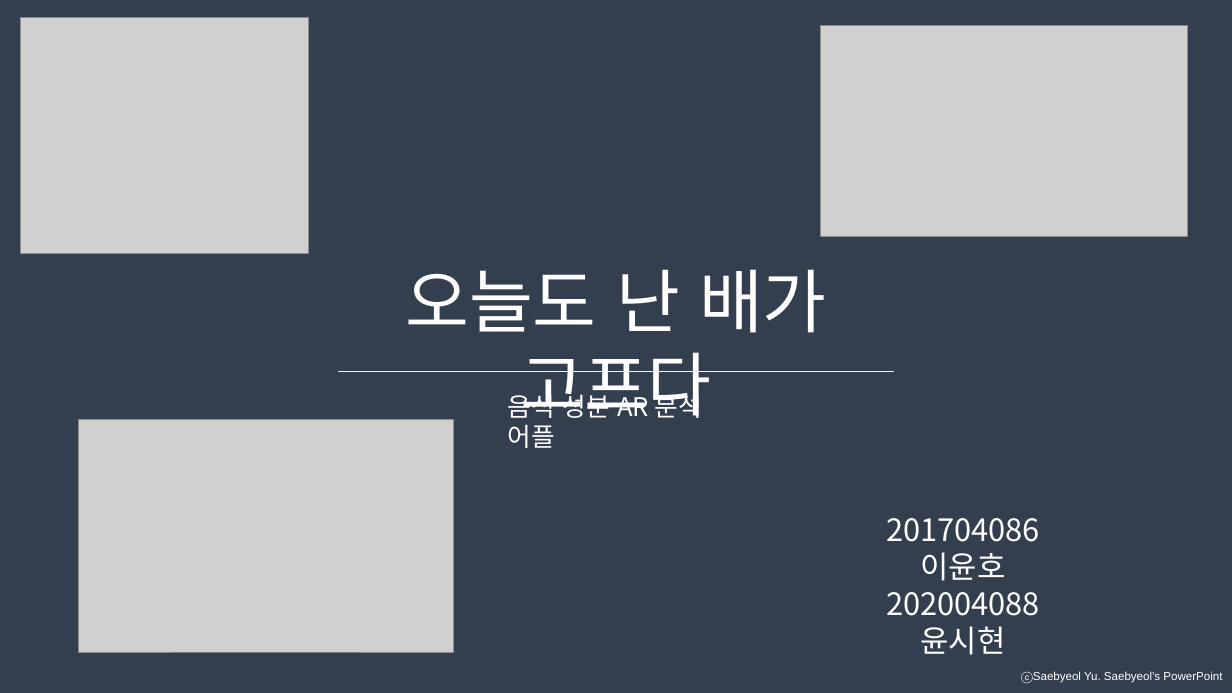
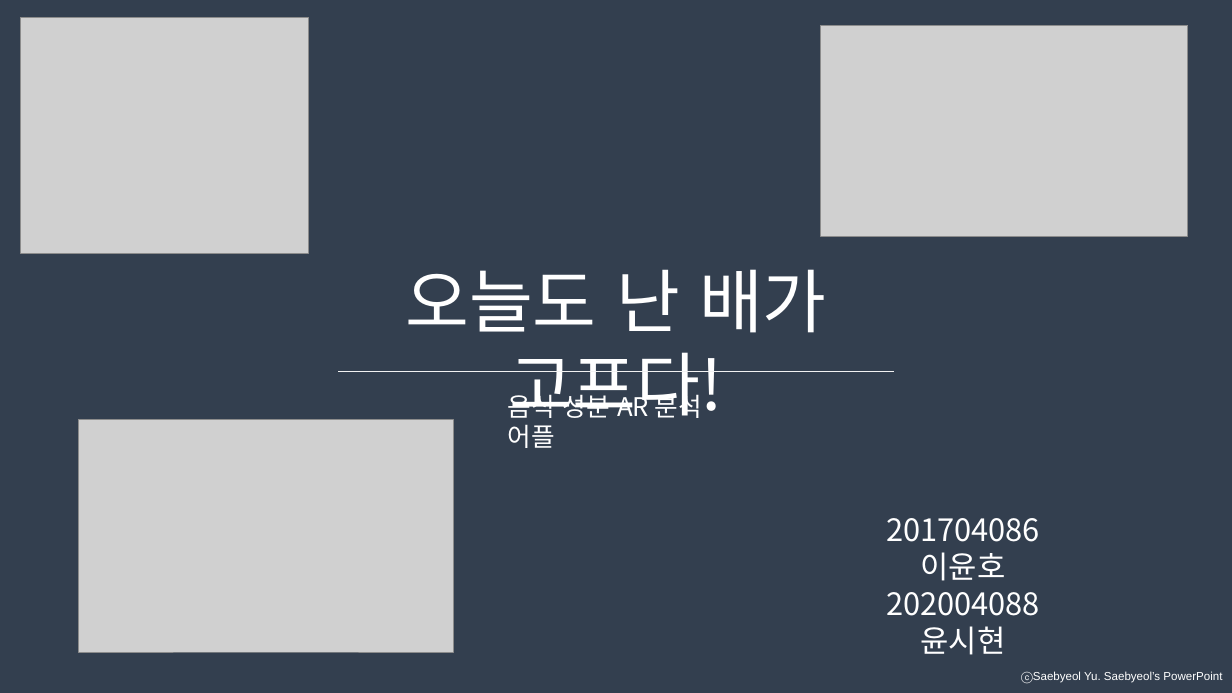
Before and after one commit to developerYHLee/University_Homework, a slide deck: slide 1 of 기말과제.pptx. Drawn at 1232x693 pixels with LibreOffice and Linux fonts; fonts in the diff are those of the drawing; grey boxes stand for pictures. Boxes give left, top, right and bottom in pixels: in the first picture for what was removed or moved away, otherwise in the second. Text is boxed around its words. In the diff, an @@ line names an element or a change of style, - is before the commit and + after.

Commit message:
test

```diff
--- a/기말과제.pptx
+++ b/기말과제.pptx
@@ text at <box>405,269,827,427</box>: text changed @@
-오늘도 난 배가 고프다
+오늘도 난 배가 고프다!
```
